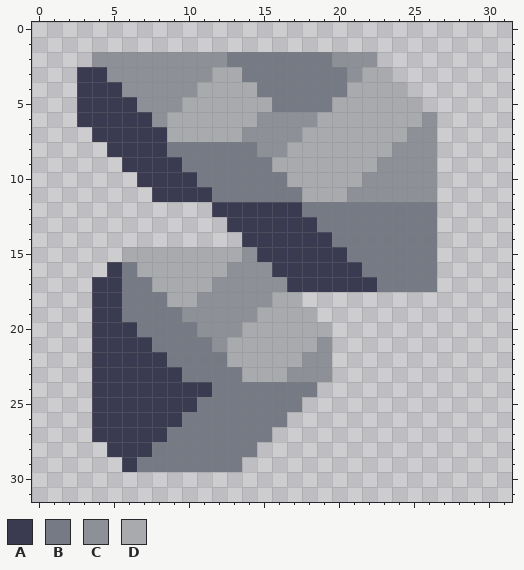
Pixel-art sprite: main/assets-raw/sprites/blocks/environment/ore/ore-silicon2.png. That is the earlier state.
The file is 32x32 pixels.
Palette (. is transparent): A #3a3a50  B #767a84  C #8e9097  D #a8aaae
Pixels before, first column x 3:
 2 .CCCCCCCCCBBBBBBBCCC....
 3 AACCCCCCCDDBBBBBBBCDD...
 4 AAACCCCCDDDDBBBBBBDDDD..
 5 AAAACCCDDDDDDBBBBDDDDDD.
 6 AAAAACDDDDDDCCCCDDDDDDDC
 7 .AAAAADDDDDCCCCDDDDDDDCC
 8 ..AAAABBBBBBCCDDDDDDDCCC
 9 ...AAAABBBBBBDDDDDDDCCCC
10 ....AAAABBBBBBDDDDDCCCCC
11 .....AAAABBBBBBDDDCCCCCC
12 .........AAAAAABBBBBBBBB
13 ..........AAAAAABBBBBBBB
14 ...........AAAAAABBBBBBB
15 ...DDDDDDDDCAAAAAABBBBBB
16 ..ABDDDDDDCCCAAAAAABBBBB
17 .AABBDDDDCCCCCAAAAAABBBB
18 .AABBBDDCCCCCDD.........
19 .AABBBBCCCCCDDDD........
20 .AAABBBBCCCDDDDDD.......
21 .AAAABBBBCDDDDDDC.......
22 .AAAAABBBBDDDDDCC.......
23 .AAAAAABBBBDDDCCC.......
24 .AAAAAAAABBBBBBB........
25 .AAAAAAABBBBBBB.........
26 .AAAAAABBBBBBB..........
27 .AAAAABBBBBBB...........
28 ..AAABBBBBBB............
29 ...ABBBBBBB.............
And afterwards:
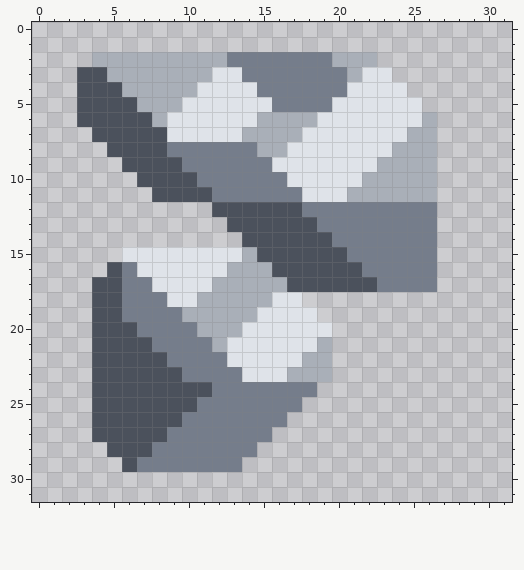
Diff:
Colour A changes from #3a3a50 to #4b515c.
Colour B changes from #767a84 to #757d8b.
Colour C changes from #8e9097 to #a9afb8.
Colour D changes from #a8aaae to #dfe3e9.
